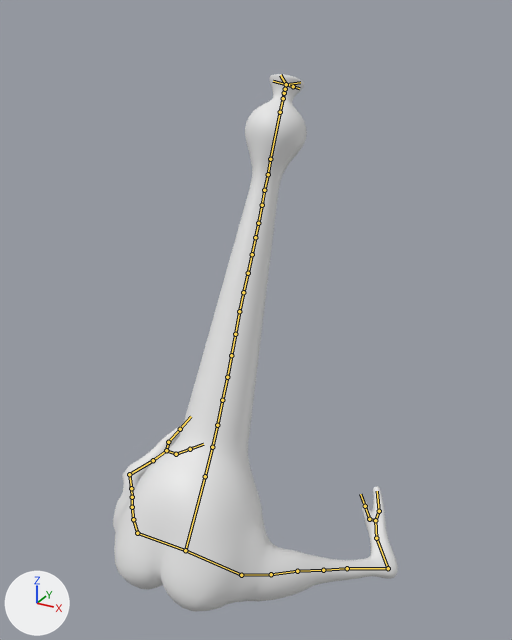
Two versions of the FBX model Assets/Models/newest_chicken_suck.fbx, one commit apart.
Rendered twice from a 50 mm camera at (4.86, -6.99, 6.79) aimed at (0.29, 1.31, 2.64). Arrows for +X, +Y and +Z are at lower left; the lights stay in place. The picture after the commit comes second. The bones that change, and the others that lie on the model, are drawn over the model as lines.
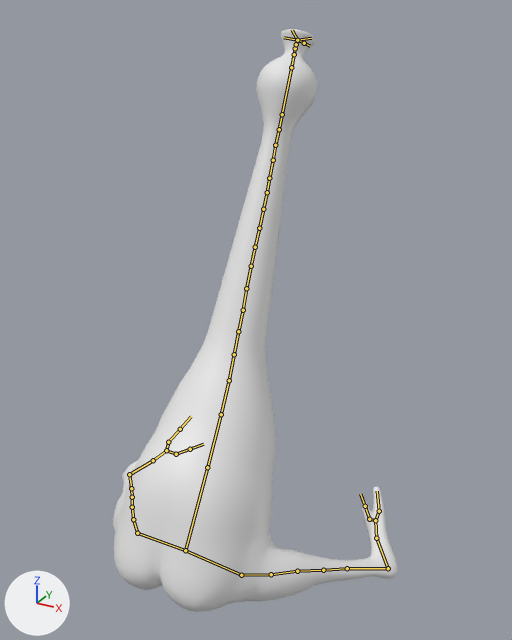
The newer file adds an action. The first version stands in its rest pose; the second is drawn at frame 590 of the action 'Armature|Full_Swallaw'.

What differs and where, as boxes [x1, y1, x2, y2] in the pictures (512 x 640 px):
'Sphere', posed (8% taller)
    before: [113, 74, 398, 612]
    after: [113, 29, 398, 612]
bone 'Bone', root to tip
    before: (185, 550) to (205, 476)
    after: (185, 550) to (207, 467)
bone 'Bone.001', root to tip
    before: (205, 476) to (212, 447)
    after: (207, 467) to (221, 414)
bone 'Bone.002', root to tip
    before: (212, 447) to (217, 425)
    after: (221, 414) to (229, 380)
bone 'Bone.003', root to tip
    before: (217, 425) to (222, 400)
    after: (229, 380) to (234, 354)
bone 'Bone.004', root to tip
    before: (222, 400) to (227, 377)
    after: (234, 354) to (238, 331)

The change, as a list of edits to the scene's bpy script:
```text
Change bone_bone:
    where bone_bone = bpy.data.objects['Armature'].pose.bones['Bone']
    bone_bone.scale: (1.0, 1.0, 1.0) -> (1.12, 1.12, 1.12)
Change bone_bone_001:
    where bone_bone_001 = bpy.data.objects['Armature'].pose.bones['Bone.001']  # child of 'Bone'
    bone_bone_001.scale: (1.0, 1.0, 1.0) -> (1.62, 1.62, 1.62)
Change bone_bone_002:
    where bone_bone_002 = bpy.data.objects['Armature'].pose.bones['Bone.002']  # child of 'Bone.001'
    bone_bone_002.scale: (1.0, 1.0, 1.0) -> (0.85, 0.85, 0.85)
Change bone_bone_003:
    where bone_bone_003 = bpy.data.objects['Armature'].pose.bones['Bone.003']  # child of 'Bone.002'
    bone_bone_003.scale: (1.0, 1.0, 1.0) -> (0.67, 0.67, 0.67)
Change bone_bone_004:
    where bone_bone_004 = bpy.data.objects['Armature'].pose.bones['Bone.004']  # child of 'Bone.003'
    bone_bone_004.scale: (1.0, 1.0, 1.0) -> (0.96, 0.96, 0.96)
```
